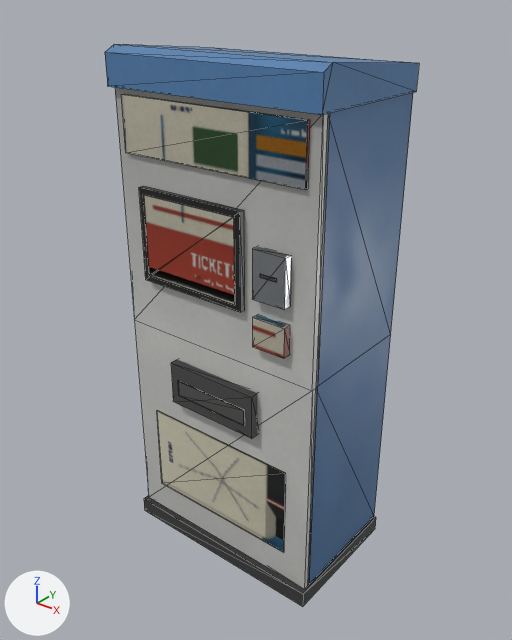
An edit to the glTF model assets/coronado_kit/props/indoor/places/prop_ticket_machine_clean_near.glb, drawn before and after from the same camera.
Camera for both pictures: a 50 mm lens placed at (1.399, -1.761, 1.99), pointed at (0.005, -0.019, 0.909). Arrows for +X, +Y and +Z are at lower left; the lights stay in place. The picture after the commit comes second. Mesh edges are drawn as thin lines. Vertices at exactly the same position are counted once.

Objects in the first picture: 'prop_ticket_machine_near'.
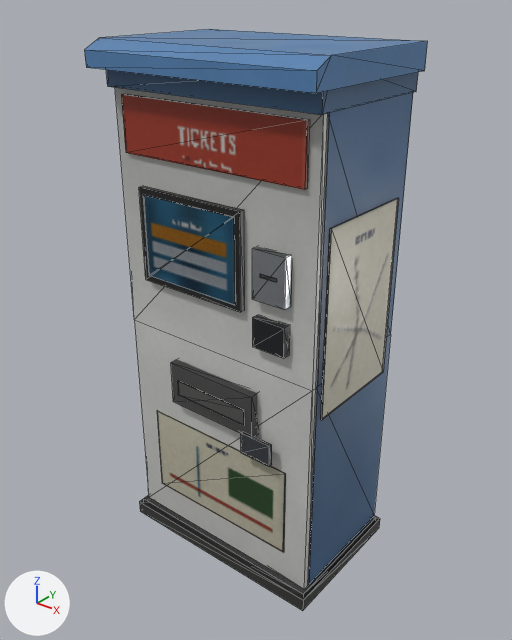
Diff of the bpy script that builds the scene:
```diff
--- a/assets/coronado_kit/props/indoor/places/prop_ticket_machine_clean_near.glb.py
+++ b/assets/coronado_kit/props/indoor/places/prop_ticket_machine_clean_near.glb.py
@@ me_prop_ticket_machine_near @@
 # used by ob_prop_ticket_machine_near; location = (0.0, 0.0, 0.0)
-me_prop_ticket_machine_near.from_pydata(...)  # 114 vertices, 146 faces; spans x -0.4..0.4, y -0.26..0.25, z 0.0..1.8
+me_prop_ticket_machine_near.from_pydata(...)  # 148 vertices, 192 faces; spans x -0.42..0.42, y -0.31..0.26, z 0.0..1.82
+# me_prop_ticket_machine_near part 1: the loose piece of 8 vertices spanning x -0.4..0.4, y -0.25..0.25, z 0.0..0.06 is copied, and the copy is scaled about its middle by (1.02, 1.06, 0.833); it spans x -0.41..0.41, y -0.26..0.26, z 0.0..0.05
+# me_prop_ticket_machine_near part 2
+# 20 faces are deleted
+# 20 vertices are added at x -0.42..0.42, y -0.31..0.25, z 0.55..1.82
+# 6 new vertices lie (0.0, 0.0, 0.08) away from vertices in x -0.42..0.42, y -0.27..0.25, z 0.55..1.74
+# 56 new faces join them
+# me_prop_ticket_machine_near part 3: 25 kept faces spanning x -0.35..0.35, y -0.25..-0.22, z 0.18..1.66 get new texture (UV) coordinates
+# me_prop_ticket_machine_near part 4: 33 kept faces spanning x -0.4..0.4, y -0.26..0.25, z 0.0..1.8 get new vertex colours
 me_prop_ticket_machine_near.materials.append(mat_props_k_atlas)
```

Location of each change, (x1, y1, x2, y2) in pixels of the pictures (512 x 640 px):
'prop_ticket_machine_near', reshaped (10% wider)
    before: (105, 44, 419, 607)
    after: (84, 29, 428, 611)
part 1 of me_prop_ticket_machine_near, added
    after: (139, 499, 380, 611)
part 2 of me_prop_ticket_machine_near, built on
    before: (149, 217, 285, 483)
    after: (84, 29, 428, 483)
part 3 of me_prop_ticket_machine_near, surface changed (grey to red)
    both: (121, 94, 310, 552)
part 4 of me_prop_ticket_machine_near, recoloured
    before: (105, 44, 419, 607)
    after: (106, 70, 418, 596)
